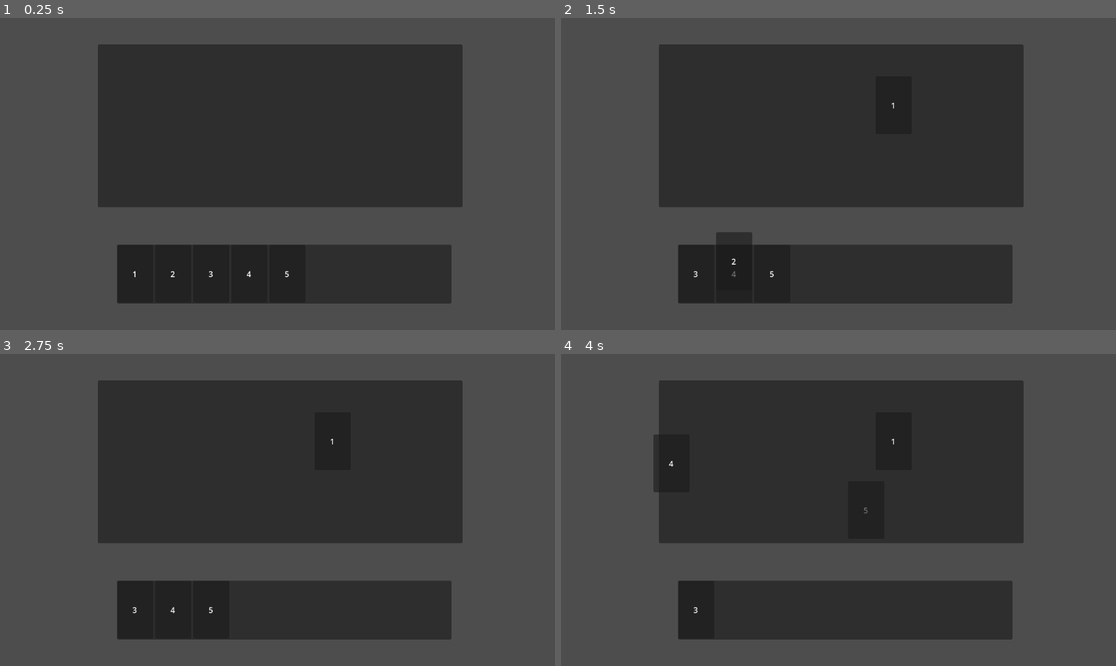
Above: before the commit, frames 1-4 (two rows, left to right).
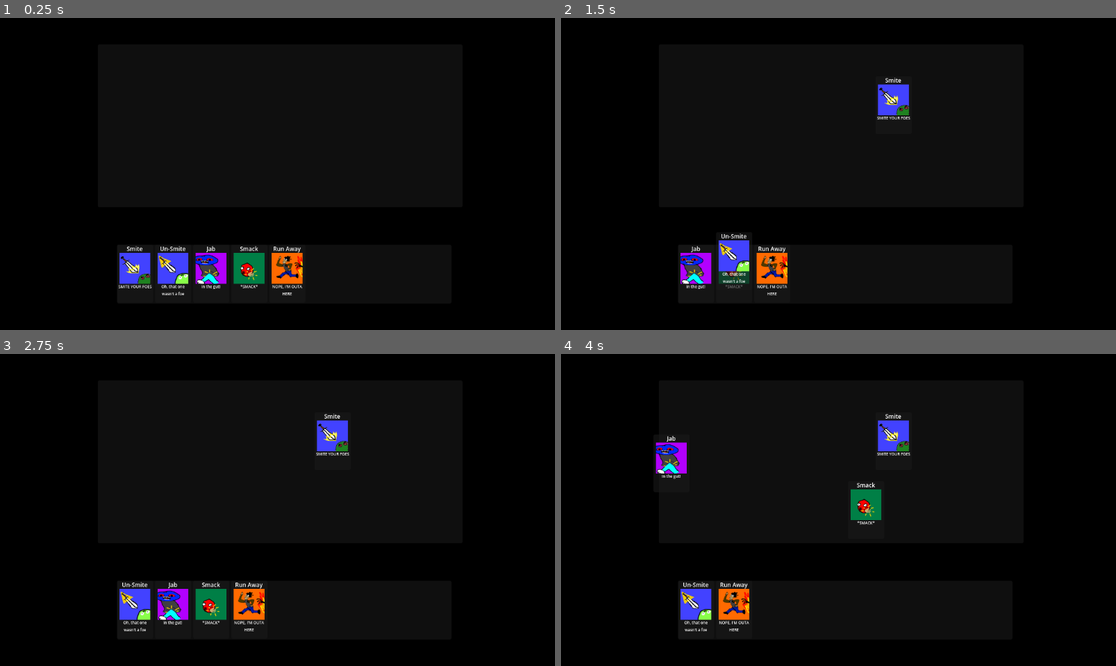
Above: after the commit, the same moments.

Repository: StegosaurusLlama/Card-Game
Game: Godot game, scene res://Scenes/world.tscn
Same seed, same stepped clock (60 frames per second), same inputs: the game is played once before the commit and once after it. Video files are missing from this copy of the repository; at most half a second of black plays in their place.
Inputs (mouse positions are in pixels of both pictures, inside the frame that each line leads up to):
- Up to frame 1 (0.25 s): no input
- Up to frame 2 (1.5 s): tap Enter at 0.5 s; drag from (694, 273) to (894, 105) at 0.52 s; tap Space at 1.25 s; drag from (694, 273) to (810, 236) at 1.27 s
- Up to frame 3 (2.75 s): move the mouse to (133, 609) at 2.02 s; press the mouse at (133, 609) at 2.03 s
- Up to frame 4 (4 s): release the mouse at (694, 609) at 2.75 s; tap Enter at 2.75 s; drag from (733, 609) to (672, 463) at 2.77 s; drag from (733, 609) to (866, 510) at 3.52 s

The runs differ from the first frame. In frame 1, 97% of the frame differs, in the area x 0-100%, y 0-100%; in frame 2, 98%; in frame 3, 98%; in frame 4, 98%.

Commit message:
I added card sprites and messed with the JSON, making cards load from it

Diff:
--- a/Options/card.json
+++ b/Options/card.json
@@ -1,5 +1,22 @@
 {
-	"card": "test",
-	"id": 2,
-	"flavor": "KLJSDFOIJEWJFOILKSDJFOIEW"
+	"1": {
+		"name": "Smite",
+		"flavor": "SMITE YOUR FOES"
+	},
+	"2": {
+		"name": "Un-Smite",
+		"flavor": "Oh, that one wasn't a foe"
+	},
+	"3": {
+		"name": "Jab",
+		"flavor": "In the gut!"
+	},
+	"4": {
+		"name": "Smack",
+		"flavor": "*SMACK*"
+	},
+	"5": {
+		"name": "Run Away",
+		"flavor": "NOPE, I'M OUTA HERE"
+	},
 }
--- a/Prefabs/background.tscn
+++ b/Prefabs/background.tscn
@@ -1,8 +1,10 @@
-[gd_scene load_steps=2 format=3 uid="uid://c5h8ks1i6su5m"]
+[gd_scene load_steps=3 format=3 uid="uid://c5h8ks1i6su5m"]
 
 [ext_resource type="Script" uid="uid://belw7dssok5je" path="res://Scripts/background.gd" id="1_4a6i6"]
+[ext_resource type="VideoStream" uid="uid://dpumku1nspwst" path="res://Animations/space.ogv" id="2_l3dar"]
 
 [node name="Background" type="Control"]
+clip_contents = true
 layout_mode = 3
 anchors_preset = 15
 anchor_right = 1.0
@@ -15,11 +17,20 @@
 
 [node name="VideoStreamPlayer" type="VideoStreamPlayer" parent="."]
 layout_mode = 1
-anchors_preset = 15
-anchor_right = 1.0
-anchor_bottom = 1.0
+anchors_preset = 8
+anchor_left = 0.5
+anchor_top = 0.5
+anchor_right = 0.5
+anchor_bottom = 0.5
+offset_left = -600.0
+offset_top = -600.0
+offset_right = 600.0
+offset_bottom = 600.0
 grow_horizontal = 2
 grow_vertical = 2
+mouse_filter = 1
+stream = ExtResource("2_l3dar")
 autoplay = true
+expand = true
 loop = true
 buffering_msec = 1000
--- a/Prefabs/card.tscn
+++ b/Prefabs/card.tscn
@@ -3,6 +3,7 @@
 [ext_resource type="Script" uid="uid://bojduo5evuhwj" path="res://Scripts/CardNode.gd" id="1_iofxk"]
 
 [node name="Card" type="Control"]
+z_index = 1
 custom_minimum_size = Vector2(75, 120)
 layout_mode = 3
 anchors_preset = 0
@@ -19,18 +20,42 @@
 mouse_filter = 1
 mouse_default_cursor_shape = 2
 
-[node name="Label" type="Label" parent="Panel"]
+[node name="VBoxContainer" type="VBoxContainer" parent="Panel"]
 layout_mode = 1
-anchors_preset = 8
-anchor_left = 0.5
-anchor_top = 0.5
-anchor_right = 0.5
-anchor_bottom = 0.5
-offset_left = -9.5
-offset_top = -11.5
-offset_right = 9.5
-offset_bottom = 11.5
+anchors_preset = 15
+anchor_right = 1.0
+anchor_bottom = 1.0
 grow_horizontal = 2
 grow_vertical = 2
+theme_override_constants/separation = 0
+
+[node name="Name" type="Label" parent="Panel/VBoxContainer"]
+layout_mode = 2
+size_flags_vertical = 0
+theme_override_font_sizes/font_size = 12
 text = "12"
 horizontal_alignment = 1
+
+[node name="Card Art" type="TextureRect" parent="Panel/VBoxContainer"]
+custom_minimum_size = Vector2(64, 64)
+layout_mode = 2
+size_flags_horizontal = 4
+
+[node name="Border" type="ReferenceRect" parent="Panel/VBoxContainer/Card Art"]
+layout_mode = 1
+anchors_preset = 15
+anchor_right = 1.0
+anchor_bottom = 1.0
+grow_horizontal = 2
+grow_vertical = 2
+mouse_filter = 1
+border_color = Color(0, 0, 0, 1)
+
+[node name="Decription" type="Label" parent="Panel/VBoxContainer"]
+custom_minimum_size = Vector2(75, 40)
+layout_mode = 2
+size_flags_vertical = 3
+theme_override_font_sizes/font_size = 8
+text = "12"
+horizontal_alignment = 1
+autowrap_mode = 2
--- a/Scripts/CardNode.gd
+++ b/Scripts/CardNode.gd
@@ -1,8 +1,12 @@
 extends Control
 class_name UICard
 
-@onready var label = $Panel/Label
+@onready var card_name = $Panel/VBoxContainer/Name
+@onready var card_desc = $Panel/VBoxContainer/Decription
+@onready var card_art = $"Panel/VBoxContainer/Card Art"
+
 var card_id:int
+var card_dict:Dictionary
 var selected:bool = false
 var drag_offset:Vector2 = Vector2.ZERO
 var is_in_hand:bool = false
@@ -12,11 +16,15 @@
 static func create(id:int = 0) -> UICard:
 	var card = card_scene.instantiate()
 	card.card_id = id
+	var card_json_file: FileAccess = FileAccess.open("res://Options/card.json", FileAccess.READ);
+	card.card_dict = JSON.parse_string(card_json_file.get_as_text())[str(id)]
 	return card
 
 # Called when the node enters the scene tree for the first time.
 func _ready():
-	label.text = str(card_id)
+	card_name.text = card_dict["name"]
+	card_desc.text = card_dict["flavor"]
+	card_art.texture = ImageTexture.create_from_image(Image.load_from_file("res://Sprites/Cards/" + card_dict["name"] + ".png"))
 
 
 # Built in godot function. Implementing enables dragability.
@@ -30,10 +38,10 @@
 	set_drag_preview(temp)
 	return self
 
-func _can_drop_data(at_position, data):
+func _can_drop_data(_at_position, data):
 	return data is UICard && is_in_hand
 
-func _drop_data(at_position, data):
+func _drop_data(_at_position, data):
 	var card:UICard = data
 	card.drop_onto(get_parent())
 	card.is_in_hand = true
@@ -48,4 +56,5 @@
 
 func drop_onto(parent:Node):
 	visible = true
-	reparent(parent)
+	get_parent().remove_child(self)
+	parent.add_child(self)
--- a/Scripts/Hand.gd
+++ b/Scripts/Hand.gd
@@ -17,6 +17,7 @@
 		push_error("%d is out of bounds for hand" % pos)
 	cards.remove_at(pos)
 
+# currently unused
 func swap_pos(pos_a:int, pos_b:int):
 	if pos_a >= size:
 		push_error("%d is out of bounds for hand" % pos_a)
@@ -25,12 +26,3 @@
 	pos_a ^= pos_b
 	pos_b ^= pos_a
 	pos_a ^= pos_b
-
-# Called when the node enters the scene tree for the first time.
-func _ready():
-	pass # Replace with function body.
-
-
-# Called every frame. 'delta' is the elapsed time since the previous frame.
-func _process(delta):
-	pass
--- a/Scripts/HandNode.gd
+++ b/Scripts/HandNode.gd
@@ -20,11 +20,11 @@
 		add_card(id)# Replace with function body.
 
 # Built in godot funtion. Implementing lets the program know what can be dragged here / where dragging is valid,
-func _can_drop_data(at_position, data):
+func _can_drop_data(_at_position, data):
 	return data is UICard
 
 # Built in godot function. Implementing allows recieving dropped data.
-func _drop_data(at_position, data): # data is UICard
+func _drop_data(_at_position, data): # data is UICard
 	var card:UICard = data
 	card.is_in_hand = true
 	card.drop_onto(slots)
--- a/Scripts/background.gd
+++ b/Scripts/background.gd
@@ -6,11 +6,11 @@
 	pass # Replace with function body.
 
 # Built in godot funtion. Implementing lets the program know what can be dragged here / where dragging is valid,
-func _can_drop_data(at_position, data):
+func _can_drop_data(_at_position, _data):
 	return true
 
 # Built in godot function. Implementing allows recieving dropped data.
-func _drop_data(at_position, data): # data is UICard
+func _drop_data(_at_position, data): # data is UICard
 	if data is UICard:
 		var card:UICard = data
 		card.visible = true
--- a/Scripts/enemy.gd
+++ b/Scripts/enemy.gd
@@ -5,7 +5,7 @@
 	pass # Replace with function body.
 
 # Built in godot funtion. Implementing lets the program know what can be dragged here / where dragging is valid,
-func _can_drop_data(at_position, data):
+func _can_drop_data(_at_position, data):
 	return data is UICard
 
 # Built in godot function. Implementing allows recieving dropped data.
Not shown, added: Animations/space.ogv.uid
Binary file added: Sprites/Cards/Jab.png
Binary file added: Sprites/Cards/Run Away.png
Binary file added: Sprites/Cards/Smack.png
Binary file added: Sprites/Cards/Smite.png
Binary file added: Sprites/Cards/Un-Smite.png
Not shown, added: Animations/space.ogv
Not shown, added: Options/card.json8899791415.tmp
